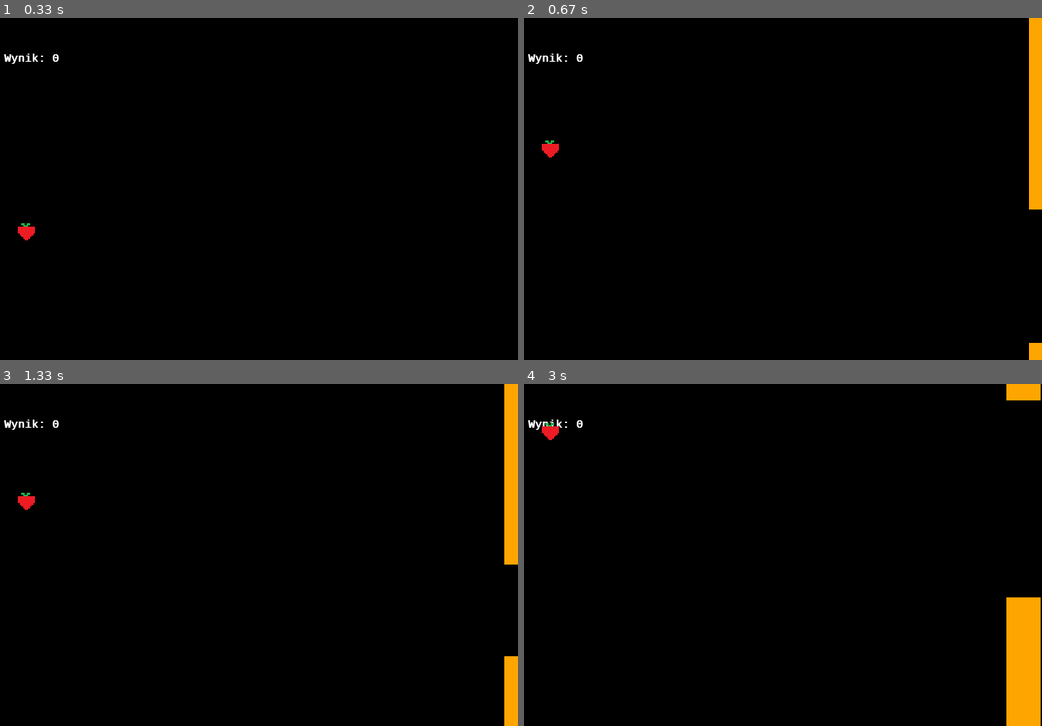
Above: before the commit, frames 1-4 (two rows, left to right).
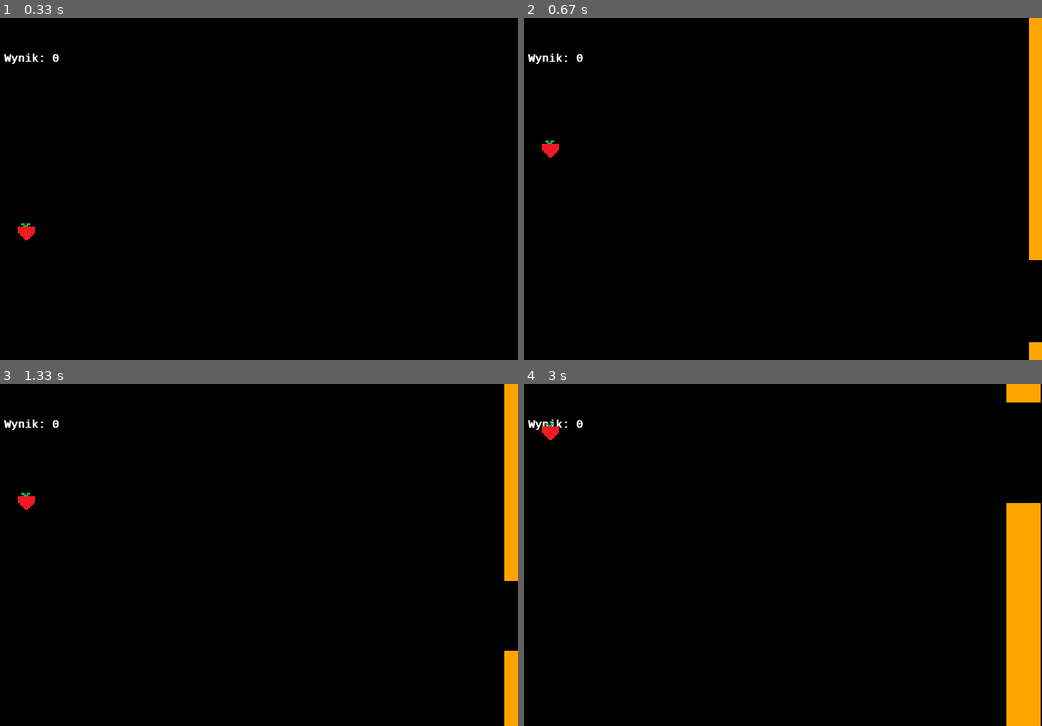
Above: after the commit, the same moments.

Repository: jedrus113/pygame
Game: pygame game, started from main.py
Two runs of this game, one before a commit and one after it. Both use one fixed random seed, a clock stepped at 60 frames per second and the inputs below.
Inputs:
- Up to frame 1 (0.33 s): no input
- Up to frame 2 (0.67 s): tap Space at 0.33 s
- Up to frame 3 (1.33 s): tap Space at 0.73, 1.03, 1.23 s
- Up to frame 4 (3 s): tap Space at 1.57, 1.87, 2.07, 2.37, 2.63, 2.97 s

Frame 1 is identical in both runs. In frame 2, 0.4% of the frame differs, in the area x 97-100%, y 56-95%; in frame 3, 0.2%; in frame 4, 1.9%, in the area x 93-100%, y 4-63%.

Commit message:
smaller holes to go througt

Diff:
--- a/config.py
+++ b/config.py
@@ -26,7 +26,7 @@
 class Pipes:
     min_gap_beetween_pipes = 200
     minsize = 90
-    maxsize = 300
+    maxsize = 150
     min_down_gap = 20
     min_top_gap = 20
     width = 50
